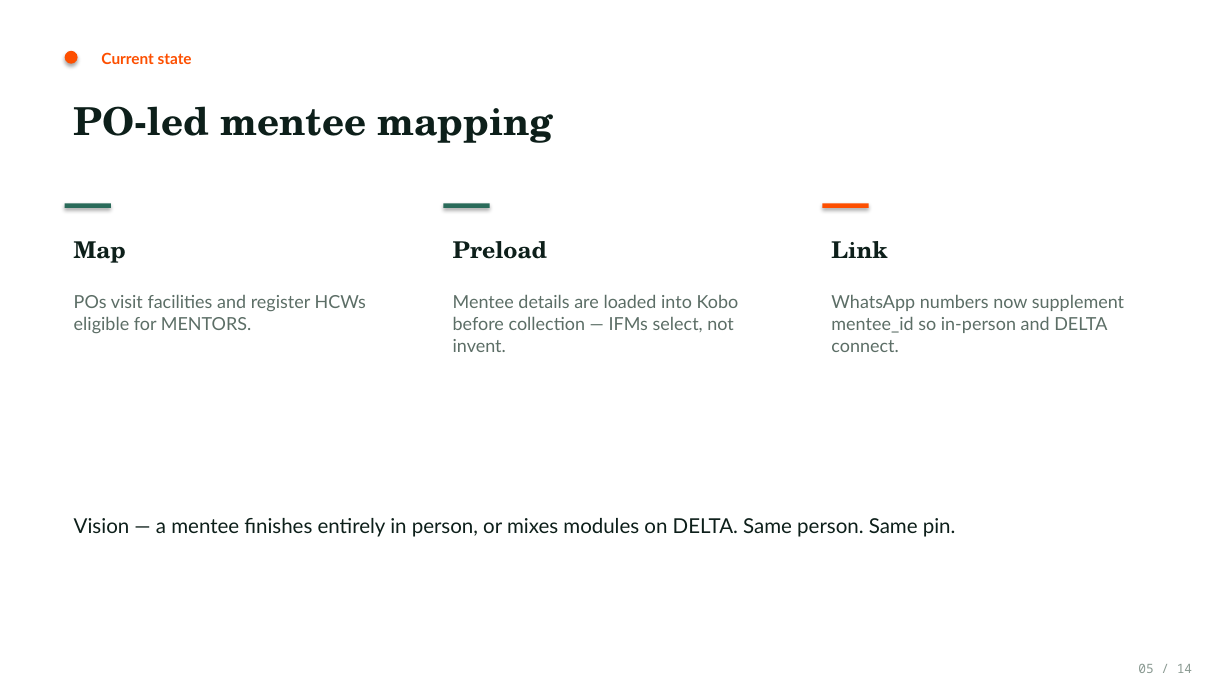
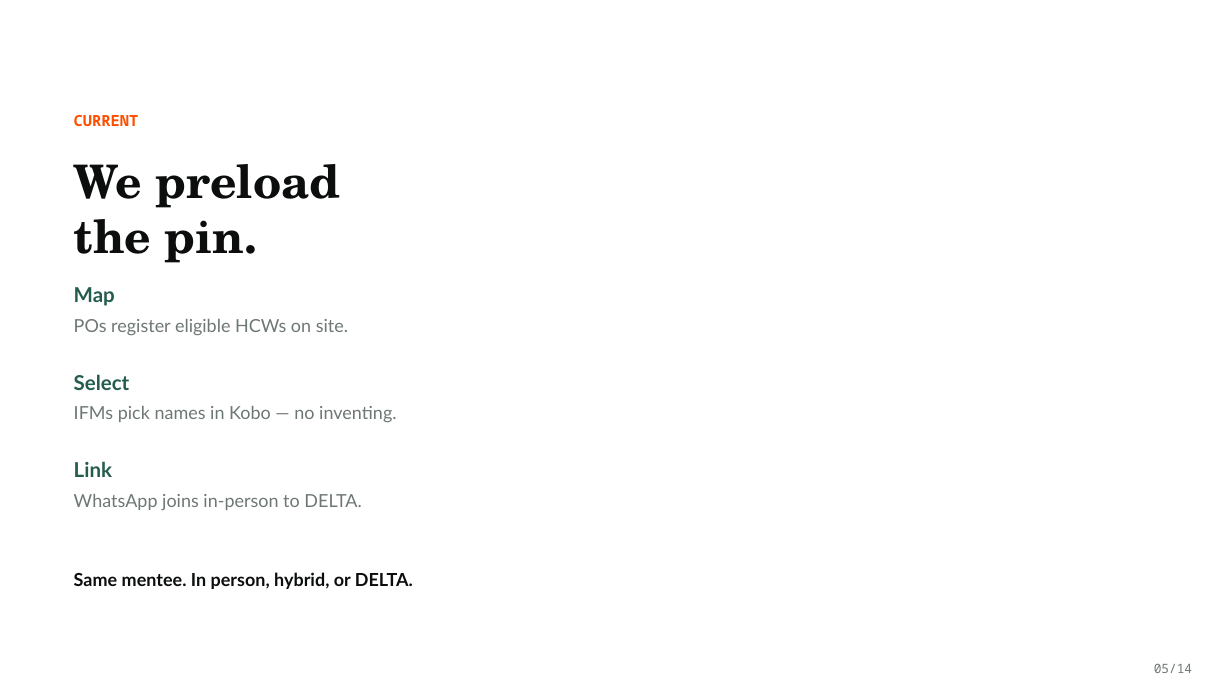
Before and after one commit to kakaijacob/Special-Operations-Schema, a slide deck: slide 5 of docs/Mentee_Mapping_SOP.pptx. Drawn at 1232x693 pixels with LibreOffice and Linux fonts; fonts in the diff are those of the drawing; background and template pictures are left out. Boxes give left, top, right and bottom in pixels: in the first picture for what was removed or moved away, otherwise in the second. Text is boxed around its words. In the diff, an @@ line names an element or a change of style, - is before the commit and + after.

```diff
--- a/docs/Mentee_Mapping_SOP.pptx
+++ b/docs/Mentee_Mapping_SOP.pptx
@@ ellipse removed at (65,51,78,64) @@
@@ text at (74,115,139,126): text changed; font Lato to Noto Sans Mono @@
-Current state
+CURRENT
@@ text removed at (74,106,553,143) @@
-PO-led mentee mapping
@@ text added at (74,164,341,263), 36 pt, text #0C0E0D, bold @@
+We preload
+the pin.
@@ rectangle removed at (65,203,111,208) @@
@@ rectangle removed at (444,203,490,208) @@
@@ rectangle removed at (823,203,869,208) @@
@@ text removed at (453,241,547,259) @@
-Preload
@@ text "Map": place and size @@
-text "Map" at (74,241,126,263)
+text "Map" at (74,287,115,306)
@@ text "Map" at (74,287,115,306): size 18 to 16 pt, font TeX Gyre Schola to Lato, text colour #0D1F1A to #245C4E @@
@@ text removed at (831,295,1124,352) @@
-WhatsApp numbers now supplement mentee_id so in-person and DELTA connect.
@@ text added at (74,319,348,335), 14 pt, text #6E7872 @@
+POs register eligible HCWs on site.
@@ text added at (74,374,130,390), 16 pt, text #245C4E, bold @@
+Select
@@ text at (74,406,396,422): text changed; text colour #5C6E66 to #6E7872 @@
-POs visit facilities and register HCWs eligible for MENTORS.
+IFMs pick names in Kobo — no inventing.
@@ text "Link" at (74,461,112,477): size 18 to 16 pt, font TeX Gyre Schola to Lato, text colour #0D1F1A to #245C4E @@
@@ text "Link": place and size @@
-text "Link" at (831,241,887,258)
+text "Link" at (74,461,112,477)
@@ text added at (74,494,361,510), 14 pt, text #6E7872 @@
+WhatsApp joins in-person to DELTA.
@@ text removed at (74,518,956,537) @@
-Vision — a mentee finishes entirely in person, or mixes modules on DELTA. Same person. Same pin.
@@ text at (74,572,413,589): text changed; text colour #5C6E66 to #0C0E0D; bold on @@
-Mentee details are loaded into Kobo before collection — IFMs select, not invent.
+Same mentee. In person, hybrid, or DELTA.
@@ text at (1154,664,1192,673): text changed; text colour #8A9A92 to #6E7872 @@
-05 / 14
+05/14
```
Also in this commit, not shown: 11 other slides changed, 2 slides added, 2 slides removed, 12 other files.
